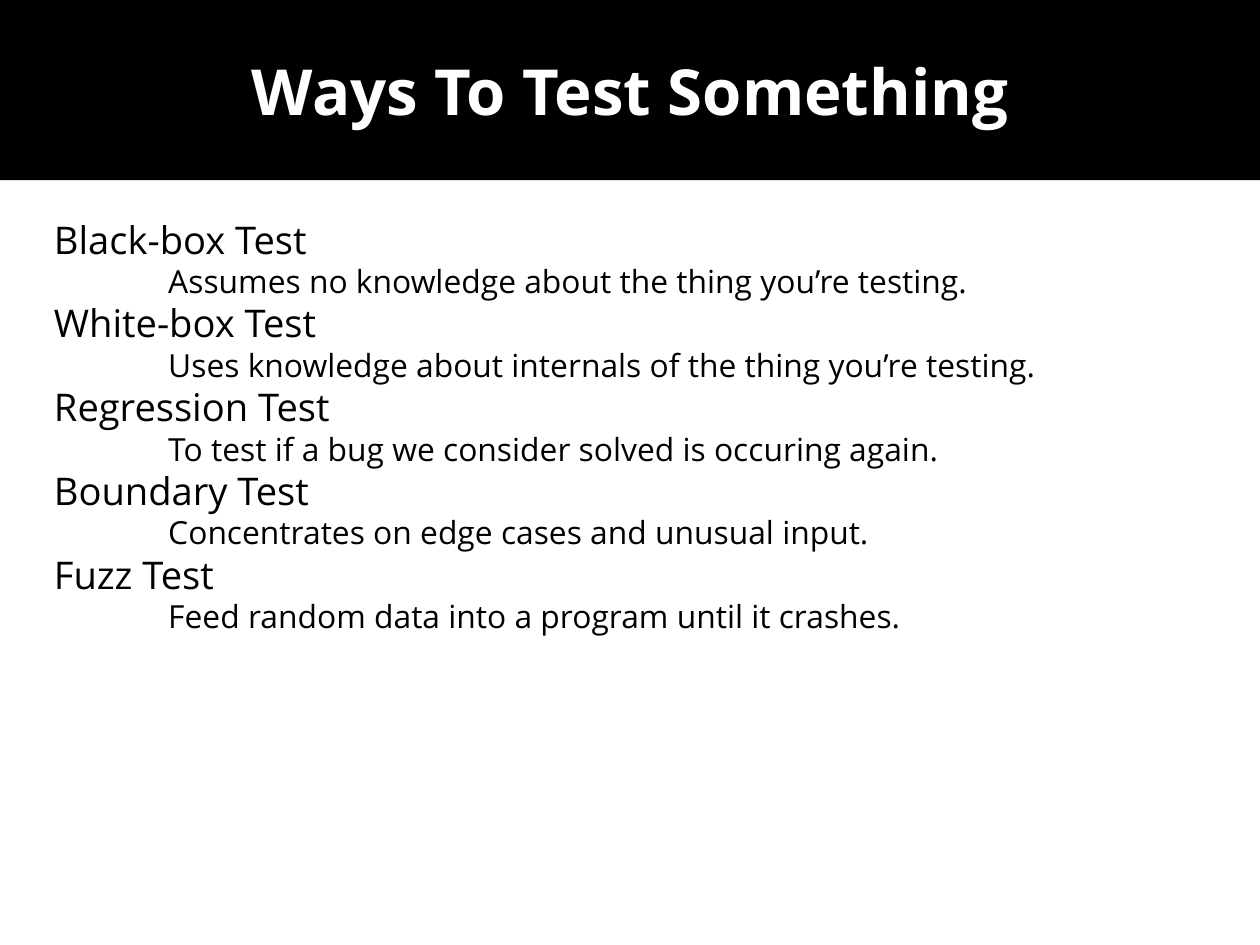
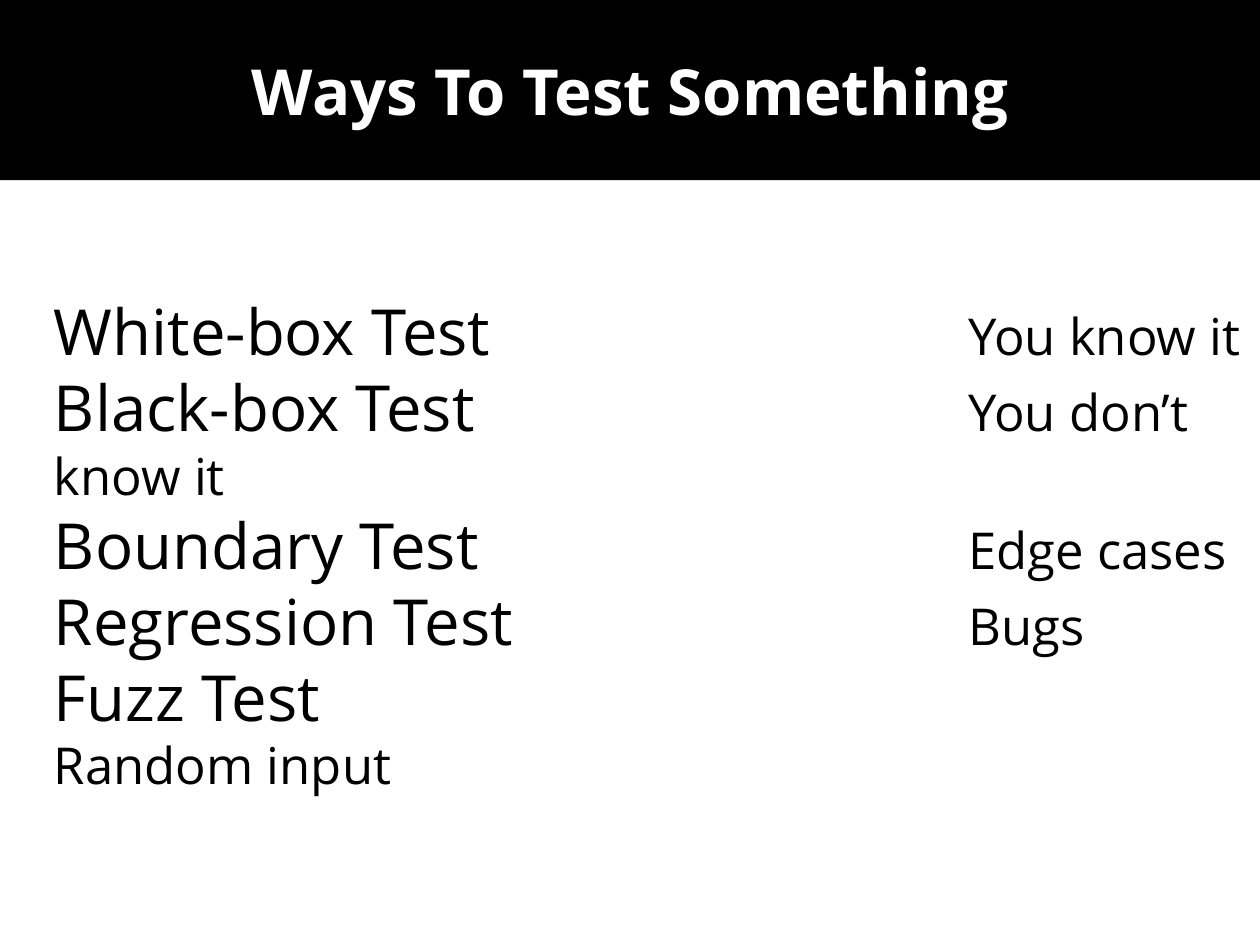
Before and after one commit to wolframroesler/Talks, a slide deck: slide 13 of tdd.odp (slide 12 before the commit). Drawn at 1260x945 pixels with LibreOffice and Linux fonts; fonts in the diff are those of the drawing. Boxes give left, top, right and bottom in pixels: in the first picture for what was removed or moved away, otherwise in the second. Text is boxed around its words. In the diff, an @@ line names an element or a change of style, - is before the commit and + after.

Commit message:
Dramatically shorten the text on the slides
This is a talk, not a blog post

```diff
--- a/tdd.odp
+++ b/tdd.odp
@@ text at box(54, 306, 1240, 797): text changed; size 20 to 40 pt @@
-Black-box Test
-Assumes no knowledge about the thing you’re testing.
-White-box Test
-Uses knowledge about internals of the thing you’re testing.
-Regression Test
-To test if a bug we consider solved is occuring again.
-Boundary Test
-Concentrates on edge cases and unusual input.
-Fuzz Test
-Feed random data into a program until it crashes.
+White-box Test You know it
+Black-box Test You don’t know it
+Boundary Test Edge cases
+Regression Test Bugs
+Fuzz Test Random input
```
Also in this commit, not shown: 13 other slides changed, 2 slides added.
